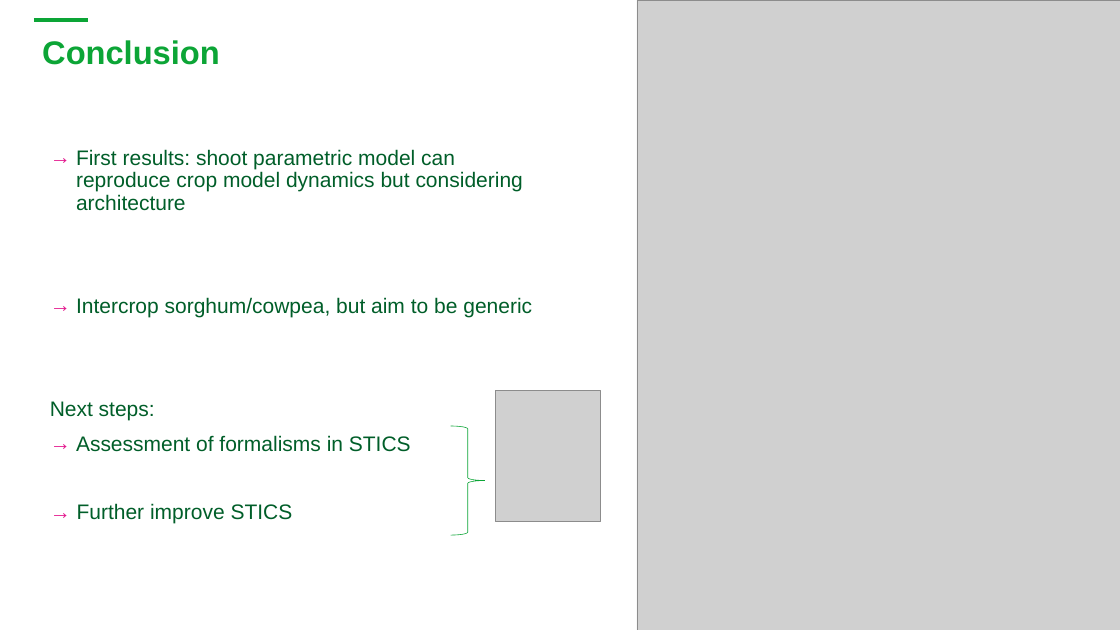
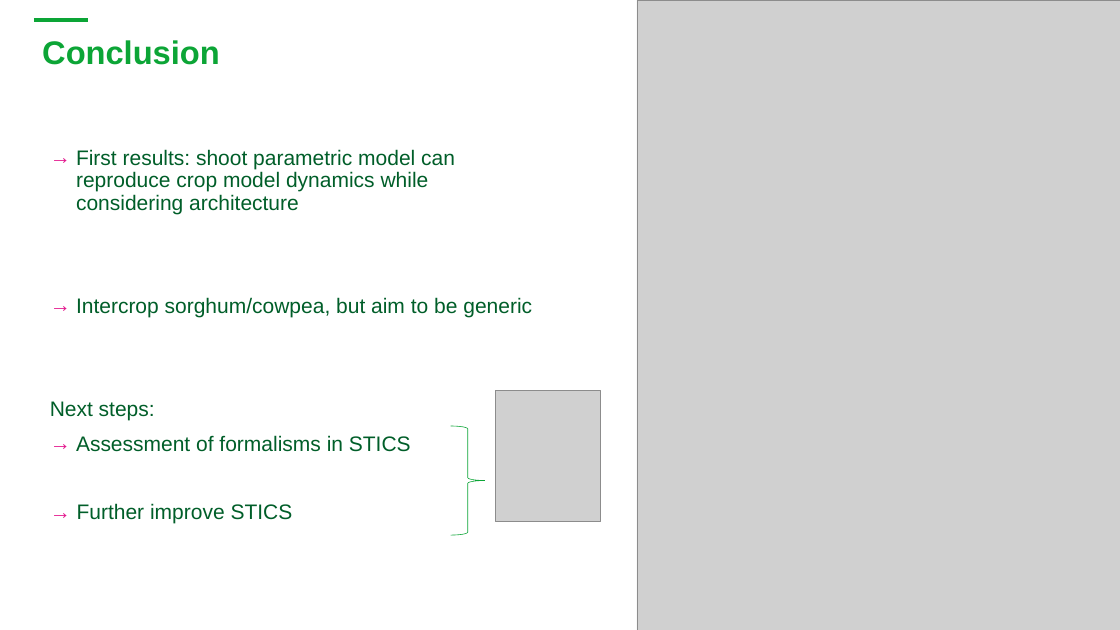
Before and after one commit to orianebro/PhD_Oriane, a slide deck: slide 10 of resources/ppt_Agapiades_28_05_2024_V2.pptx. Drawn at 1120x630 pixels with LibreOffice and Linux fonts; fonts in the diff are those of the drawing; grey boxes stand for pictures; background and template pictures are left out. Boxes give left, top, right and bottom in pixels: in the first picture for what was removed or moved away, otherwise in the second. Text is boxed around its words. In the diff, an @@ line names an element or a change of style, - is before the commit and + after.

Commit message:
it's been a while...

```diff
--- a/resources/ppt_Agapiades_28_05_2024_V2.pptx
+++ b/resources/ppt_Agapiades_28_05_2024_V2.pptx
@@ text at (x1=76, y1=149, x2=455, y2=215): text changed @@
-→ First results: shoot parametric model can reproduce crop model dynamics but considering architecture
+→ First results: shoot parametric model can reproduce crop model dynamics while considering architecture
```
Also in this commit, not shown: 4 other slides changed, 41 other files.
